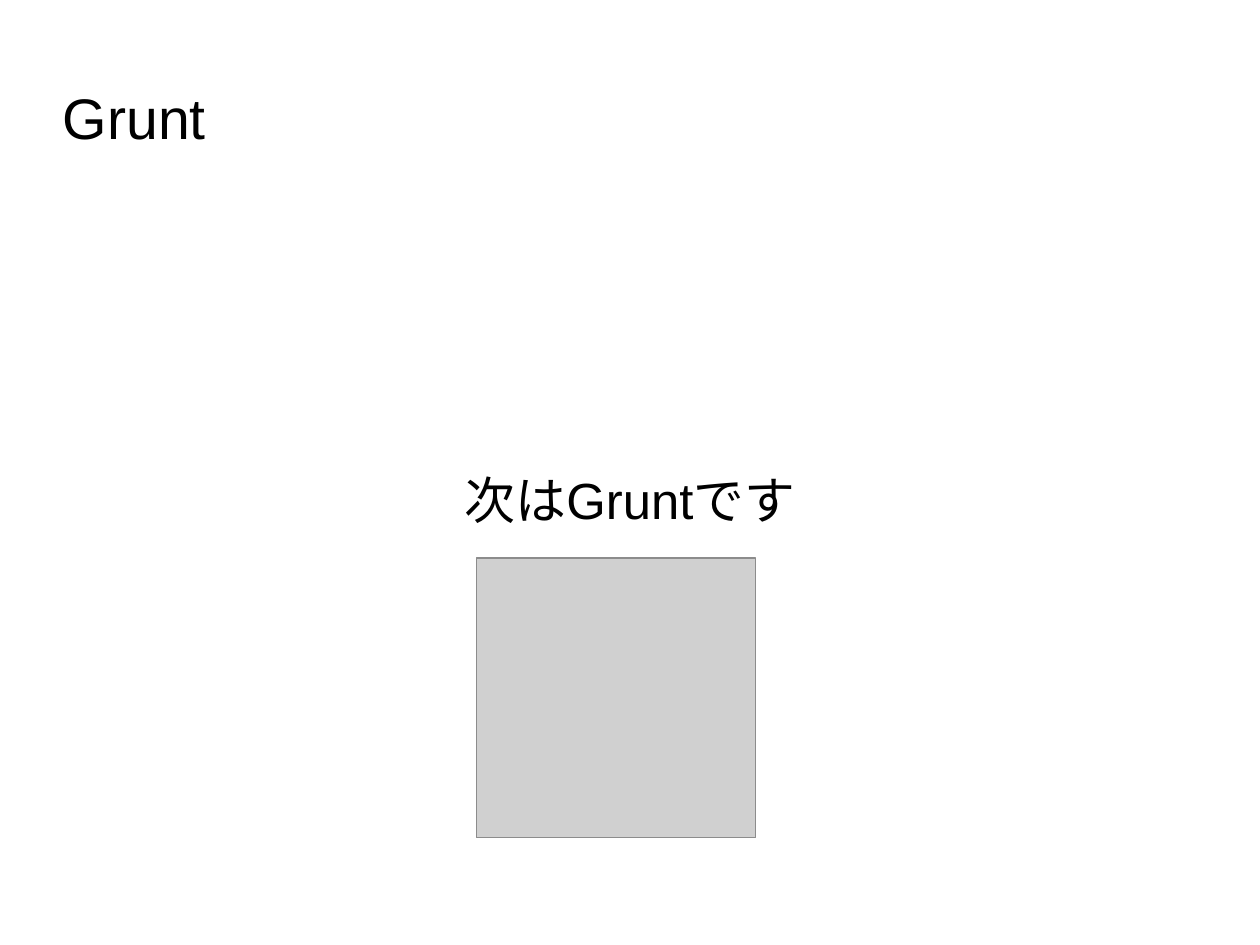
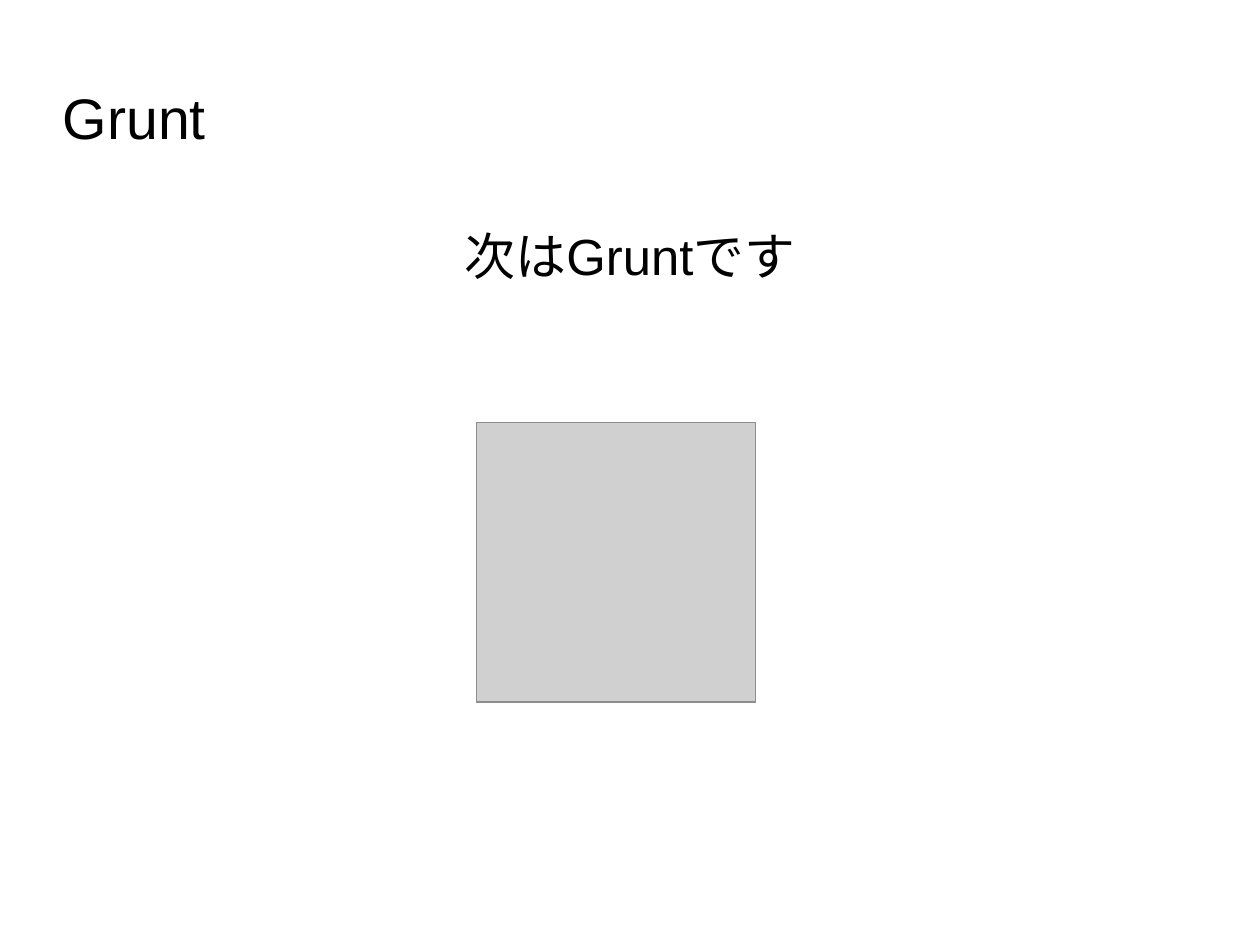
Before and after one commit to masakura/yeoman-presentation, a slide deck: slide 29 of yeoman-presentation.odp. Drawn at 1260x945 pixels with LibreOffice and Linux fonts; fonts in the diff are those of the drawing; grey boxes stand for pictures; background and template pictures are left out. Boxes give left, top, right and bottom in pixels: in the first picture for what was removed or moved away, otherwise in the second. Text is boxed around its words. In the diff, an @@ line names an element or a change of style, - is before the commit and + after.

```diff
--- a/yeoman-presentation.odp
+++ b/yeoman-presentation.odp
@@ subtitle "次はGruntです" at box(465, 232, 796, 279): vertical alignment middle to top @@
@@ picture: place and size @@
-picture at box(477, 558, 757, 838)
+picture at box(477, 422, 757, 702)
```
Also in this commit, not shown: 9 other slides changed, 2 slides added, 1 slide removed.
